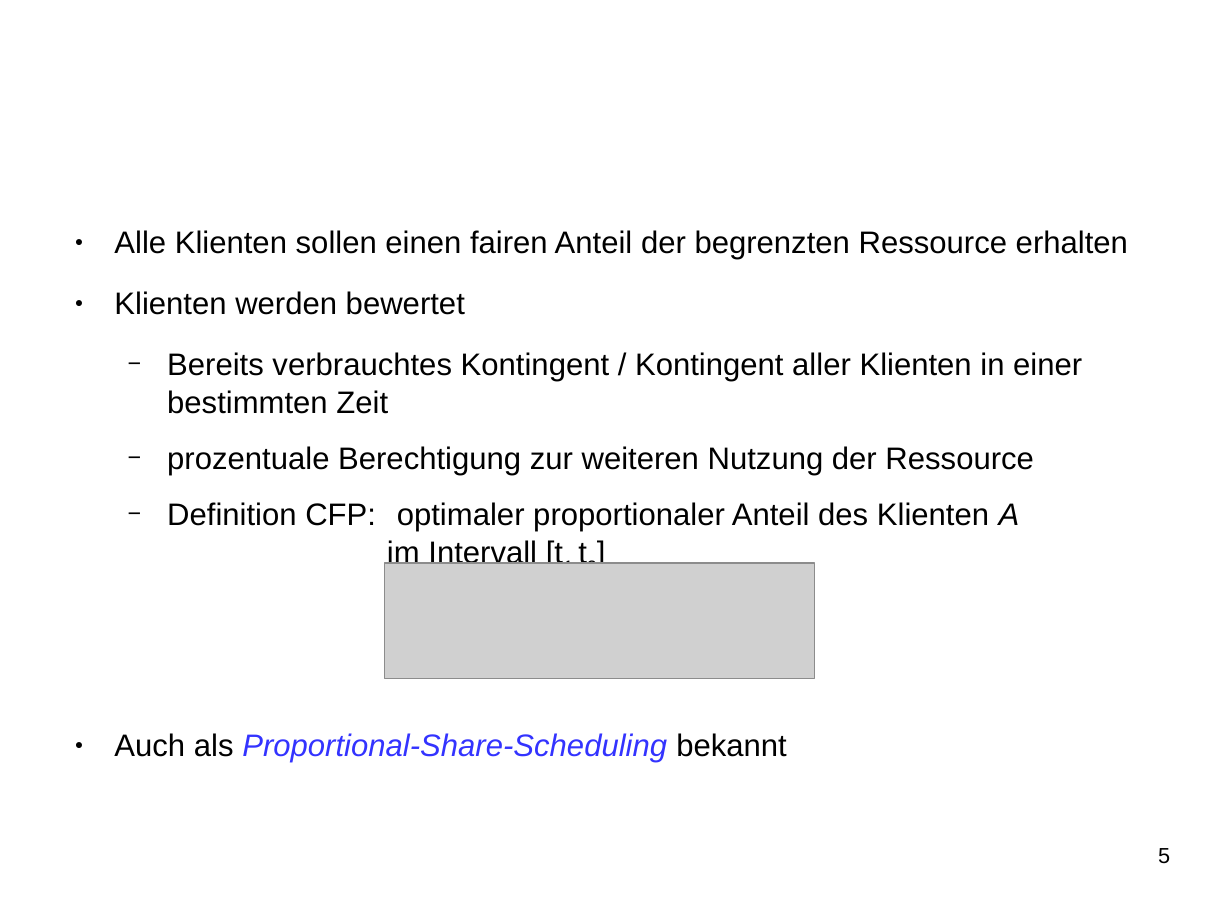
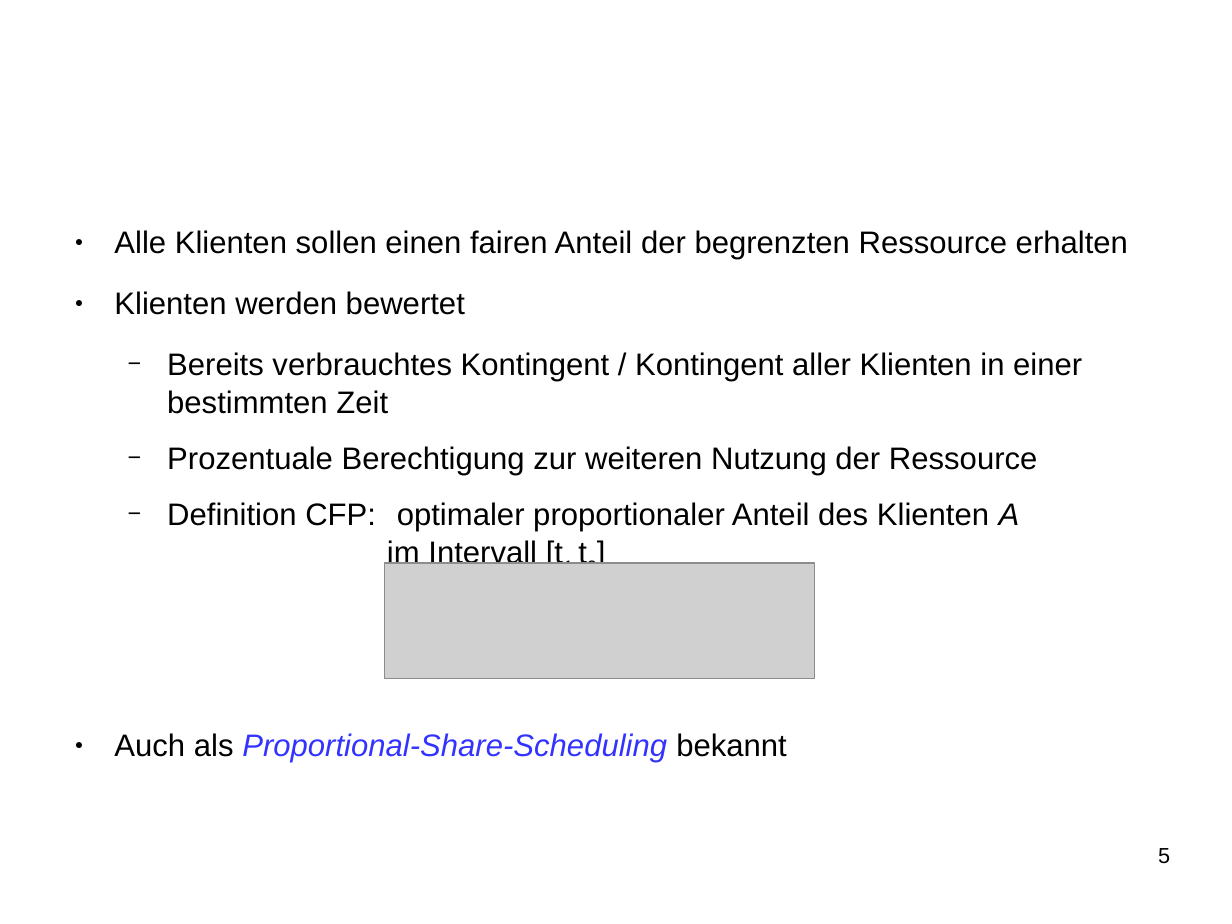
Before and after one commit to SeminararbeitCFS/main, a slide deck: slide 5 of vortrag/vortrag_CFS.odp. Drawn at 1232x924 pixels with LibreOffice and Linux fonts; fonts in the diff are those of the drawing; grey boxes stand for pictures; background and template pictures are left out. Boxes give left, top, right and bottom in pixels: in the first picture for what was removed or moved away, otherwise in the second. Text is boxed around its words. In the diff, an @@ line names an element or a change of style, - is before the commit and + after.

```diff
--- a/vortrag/vortrag_CFS.odp
+++ b/vortrag/vortrag_CFS.odp
@@ text at (167, 446, 1038, 475): text changed @@
-  − prozentuale Berechtigung zur weiteren Nutzung der Ressource
+  − Prozentuale Berechtigung zur weiteren Nutzung der Ressource
```
Also in this commit, not shown: 5 other slides changed.
